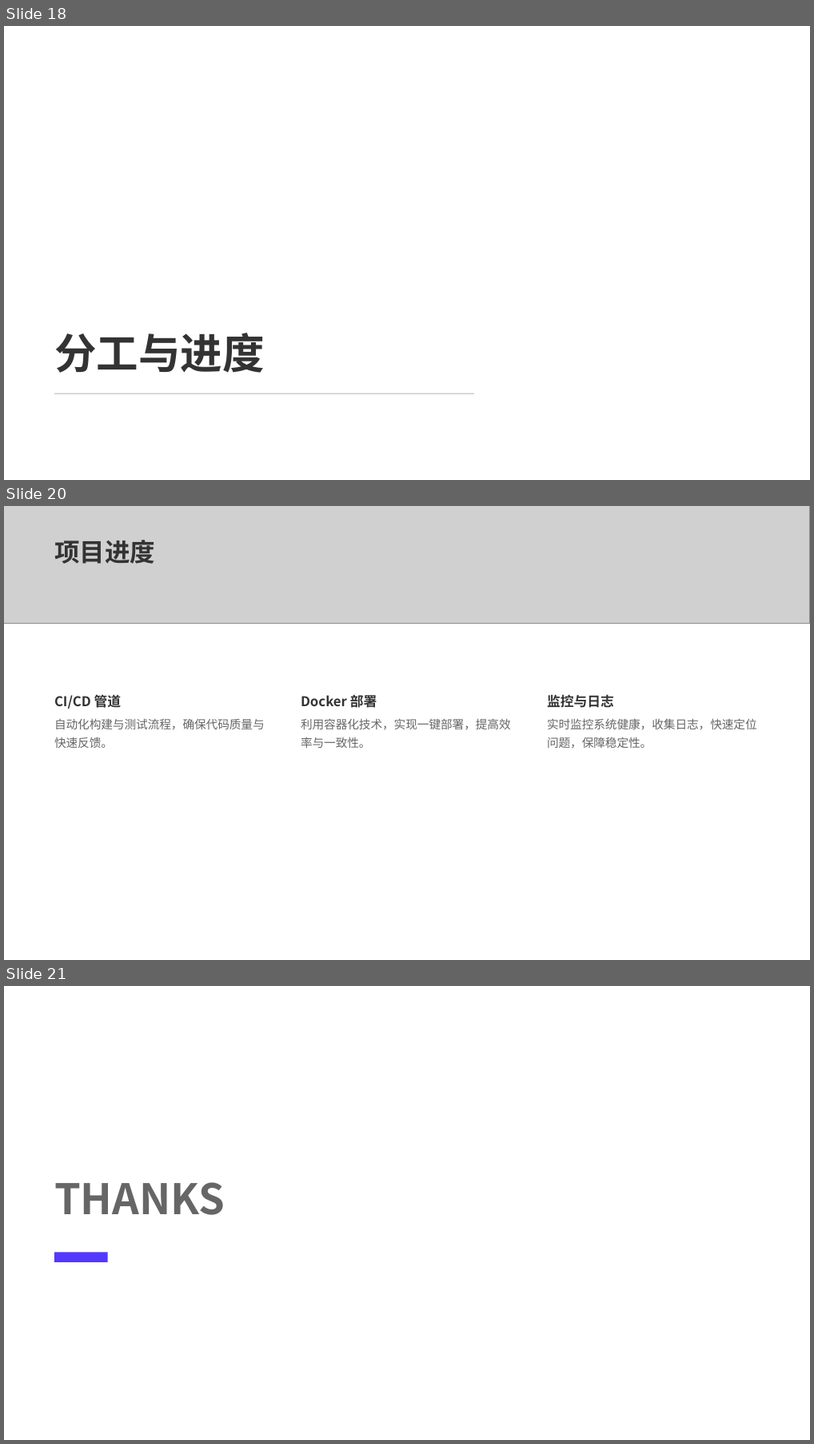
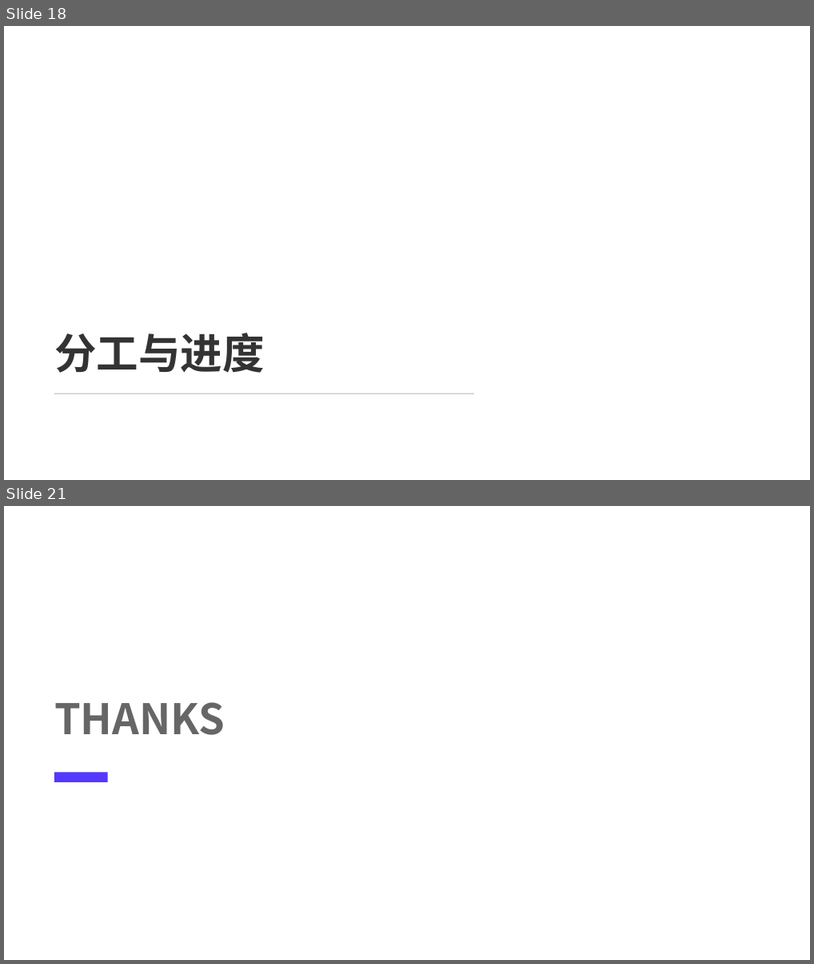
Before and after one commit to anymore131/mini-erp, a slide deck: 基于Spring Cloud的小型ERP系统设计.pptx. Shown one above the other, each under a label of ours: slides 18, 20 and 21 before the commit, slides 18 and 21 after it; the slides between them are not shown. The pictures are 814x1444 and 814x964 pixels, drawn with LibreOffice and Linux fonts; fonts in the diff are those of the drawing; grey boxes stand for pictures; background and template pictures are left out. Boxes give left, top, right and bottom in pixels: in the first picture for what was removed or moved away, otherwise in the second. Text is boxed around its words. In the diff, an @@ line names an element or a change of style, - is before the commit and + after.

Commit message:
分工进度

```diff
--- a/基于Spring Cloud的小型ERP系统设计.pptx
+++ b/基于Spring Cloud的小型ERP系统设计.pptx
@@ slide 20 removed at (4,506,810,960), background #FFFFFF @@
@@ picture removed at (4,506,810,624) @@
@@ text removed at (54,540,155,564) @@
-项目进度
@@ text removed at (54,695,122,708) @@
-CI/CD 管道
@@ text removed at (301,695,378,708) @@
-Docker 部署
@@ text removed at (547,694,614,708) @@
-监控与日志
@@ text removed at (54,718,265,748) @@
-自动化构建与测试流程，确保代码质量与快速反馈。
@@ text removed at (301,718,511,748) @@
-利用容器化技术，实现一键部署，提高效率与一致性。
@@ text removed at (547,718,758,748) @@
-实时监控系统健康，收集日志，快速定位问题，保障稳定性。
```
Also in this commit, not shown: 1 slide changed, 1 slide added.
